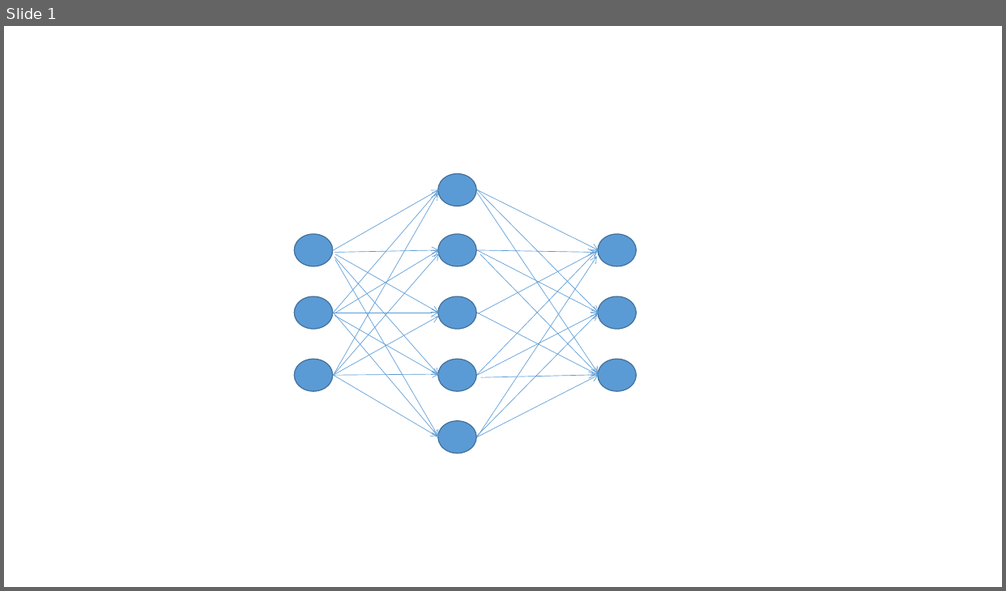
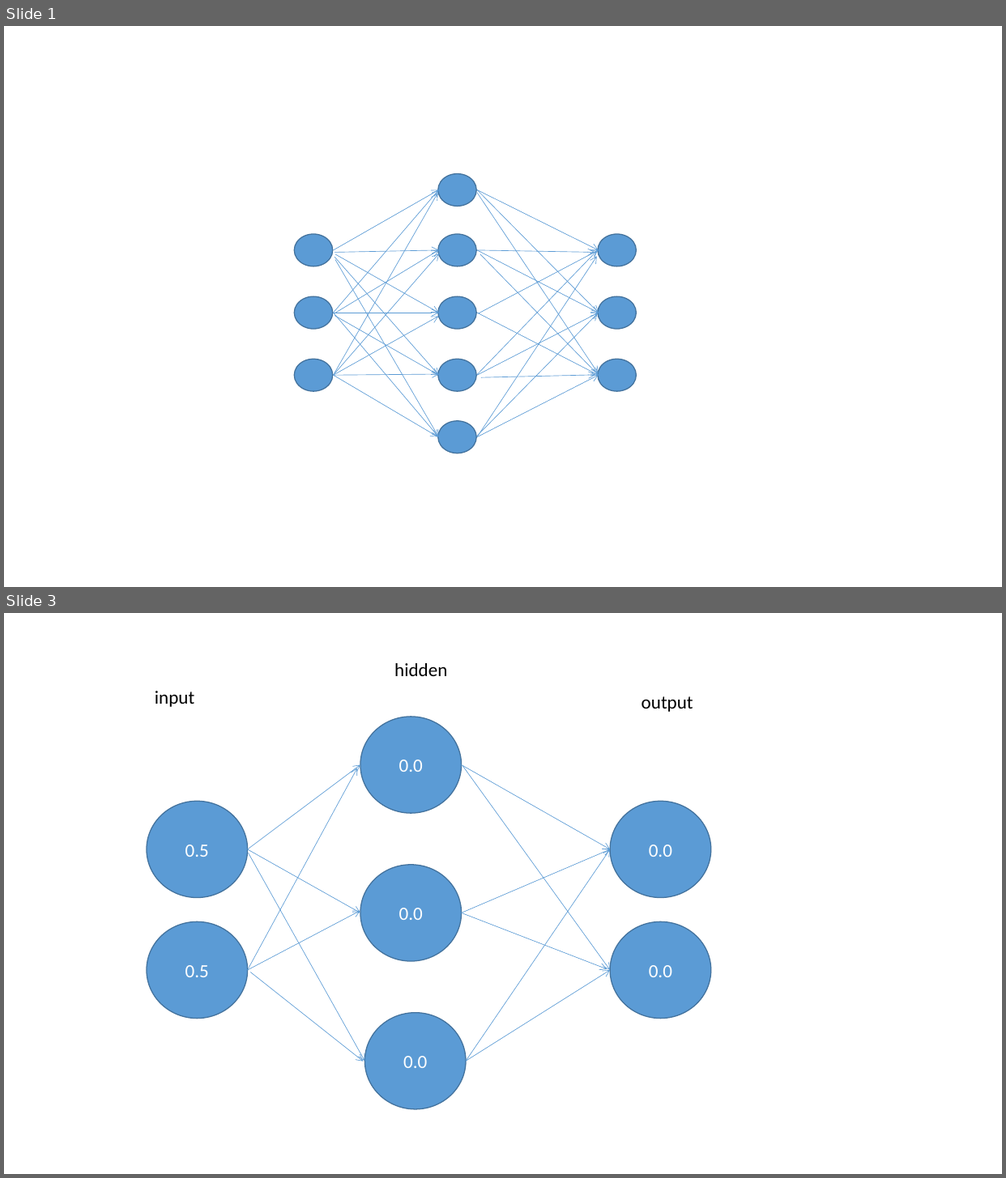
Before and after one commit to xylcbd/MiniDL, a slide deck: Doc/示例插图.pptx. Shown one above the other, each under a label of ours: slide 1 before the commit, slides 1 and 3 after it; the slides between them are not shown. The pictures are 1006x591 and 1006x1178 pixels, drawn with LibreOffice and Linux fonts; fonts in the diff are those of the drawing. Boxes give left, top, right and bottom in pixels: in the first picture for what was removed or moved away, otherwise in the second. Text is boxed around its words. In the diff, an @@ line names an element or a change of style, - is before the commit and + after.

```diff
--- a/Doc/示例插图.pptx
+++ b/Doc/示例插图.pptx
@@ slide 3 added at <box>4,613,1002,1174</box>, background #FFFFFF @@
@@ text added at <box>394,663,447,676</box>, 18 pt, text #000000 @@
+hidden
@@ text added at <box>155,691,194,707</box>, 18 pt, text #000000 @@
+input
@@ text added at <box>641,696,693,712</box>, 18 pt, text #000000 @@
+output
@@ ellipse added at <box>360,717,462,813</box>, fill #5B9BD5, outline #43739E 1 pt, 18 pt, text #FFFFFF @@
+0.0
@@ arrow added from (247, 850) to (360, 765), #5B9BD5 0.5 pt @@
@@ arrow added from (247, 970) to (357, 768), #5B9BD5 0.5 pt @@
@@ arrow added from (462, 765) to (611, 850), #5B9BD5 0.5 pt @@
@@ arrow added from (463, 766) to (611, 970), #5B9BD5 0.5 pt @@
@@ ellipse added at <box>147,801,247,897</box>, fill #5B9BD5, outline #43739E 1 pt, 18 pt, text #FFFFFF @@
+0.5
@@ ellipse added at <box>611,801,711,897</box>, fill #5B9BD5, outline #43739E 1 pt, 18 pt, text #FFFFFF @@
+0.0
@@ arrow added from (247, 850) to (360, 914), #5B9BD5 0.5 pt @@
@@ arrow added from (248, 854) to (364, 1062), #5B9BD5 0.5 pt @@
@@ arrow added from (462, 914) to (611, 850), #5B9BD5 0.5 pt @@
@@ arrow added from (466, 1062) to (611, 850), #5B9BD5 0.5 pt @@
@@ ellipse added at <box>360,865,462,961</box>, fill #5B9BD5, outline #43739E 1 pt, 18 pt, text #FFFFFF @@
+0.0
@@ ellipse added at <box>147,922,247,1019</box>, fill #5B9BD5, outline #43739E 1 pt, 18 pt, text #FFFFFF @@
+0.5
@@ arrow added from (247, 970) to (360, 911), #5B9BD5 0.5 pt @@
@@ arrow added from (462, 914) to (607, 969), #5B9BD5 0.5 pt @@
@@ ellipse added at <box>611,922,711,1019</box>, fill #5B9BD5, outline #43739E 1 pt, 18 pt, text #FFFFFF @@
+0.0
@@ arrow added from (250, 973) to (364, 1062), #5B9BD5 0.5 pt @@
@@ arrow added from (466, 1062) to (611, 970), #5B9BD5 0.5 pt @@
@@ ellipse added at <box>364,1013,466,1110</box>, fill #5B9BD5, outline #43739E 1 pt, 18 pt, text #FFFFFF @@
+0.0
```
Also in this commit, not shown: 1 other slide added, 1 slide removed, 8 other files.
